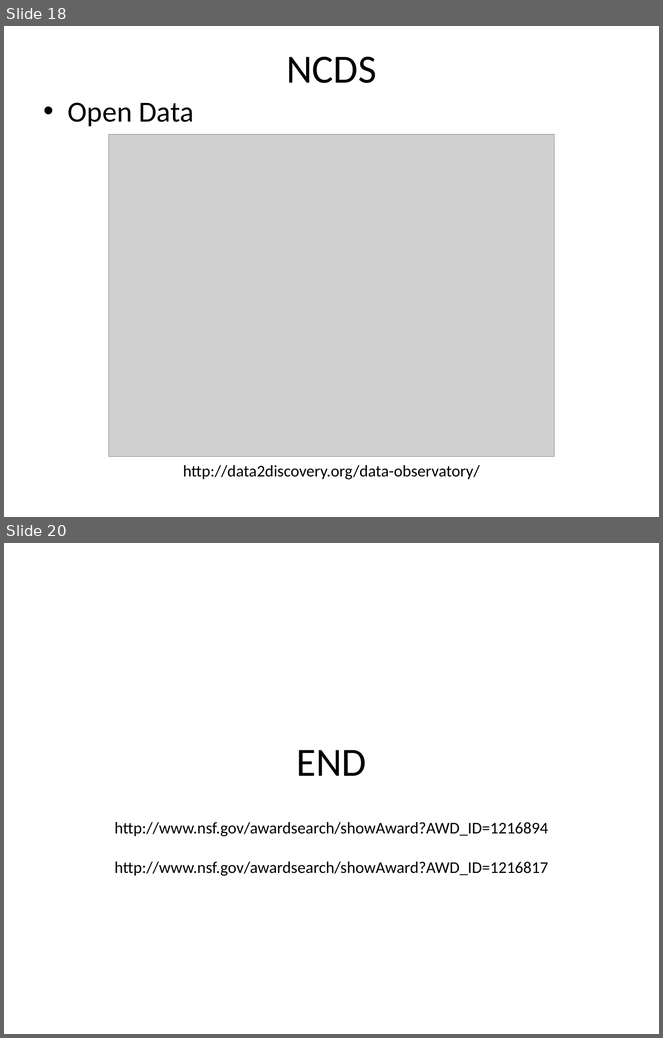
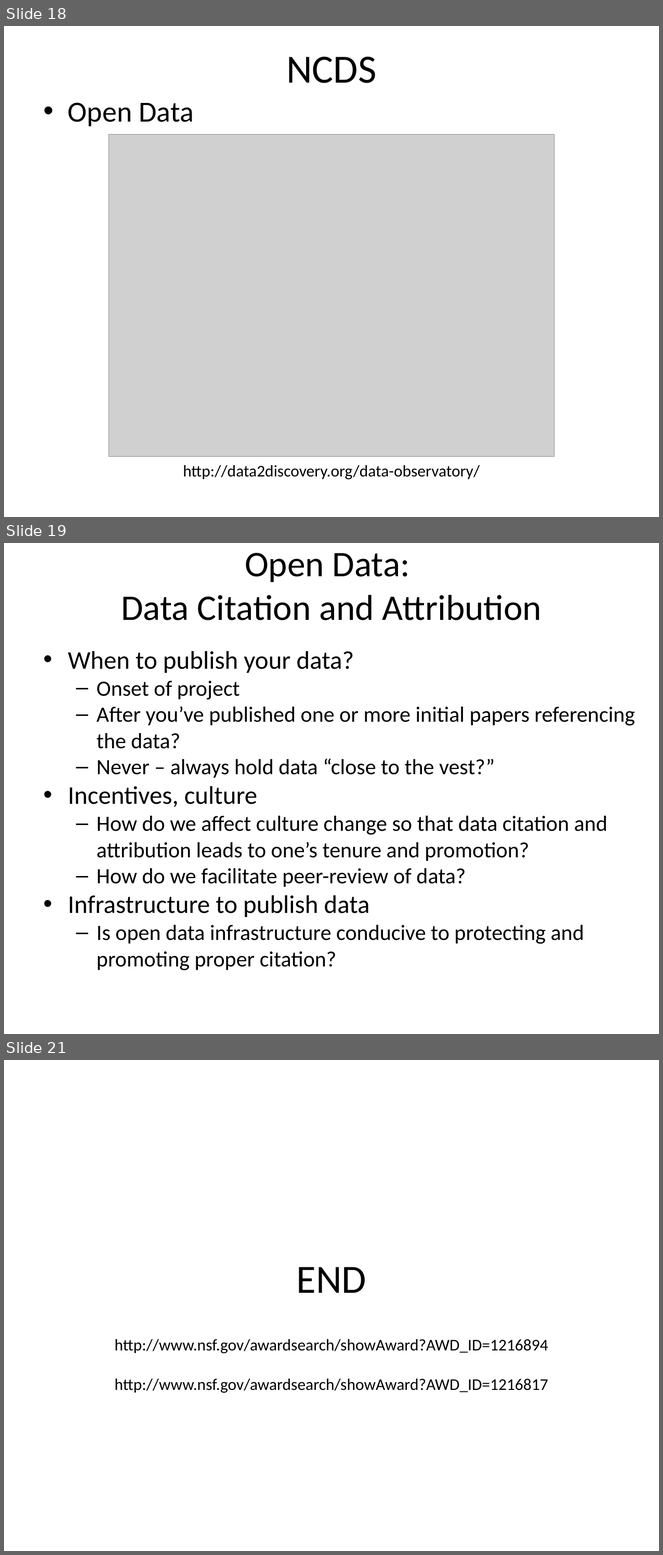
Before and after one commit to NCEAS/oss-2014, a slide deck: day-18/Idaszak_OSS_OpenSource.pptx. Shown one above the other, each under a label of ours: slides 18 and 20 before the commit, slides 18, 19 and 21 after it; the slides between them are not shown. The pictures are 663x1038 and 663x1555 pixels, drawn with LibreOffice and Linux fonts; fonts in the diff are those of the drawing; grey boxes stand for pictures; background and template pictures are left out. Boxes give left, top, right and bottom in pixels: in the first picture for what was removed or moved away, otherwise in the second. Text is boxed around its words. In the diff, an @@ line names an element or a change of style, - is before the commit and + after.

Commit message:
Updated version of Idaszak_OSS_OpenSource.pptx

```diff
--- a/day-18/Idaszak_OSS_OpenSource.pptx
+++ b/day-18/Idaszak_OSS_OpenSource.pptx
@@ slide 19 added at (4, 543, 659, 1034), background #FFFFFF @@
@@ title added at (121, 553, 542, 620), 39.6 pt, text #000000 @@
+Open Data:
+Data Citation and Attribution
@@ text added at (68, 651, 635, 971), 24 pt, text #000000 @@
+• When to publish your data?
+  – Onset of project
+  – After you’ve published one or more initial papers referencing the data?
+  – Never – always hold data “close to the vest?”
+• Incentives, culture
+  – How do we affect culture change so that data citation and attribution leads to one’s tenure and promotion?
+  – How do we facilitate peer-review of data?
+• Infrastructure to publish data
+  – Is open data infrastructure conducive to protecting and promoting proper citation?
@@ what was slide 20 is now slide 21 @@
```
Also in this commit, not shown: 4 slides changed.
